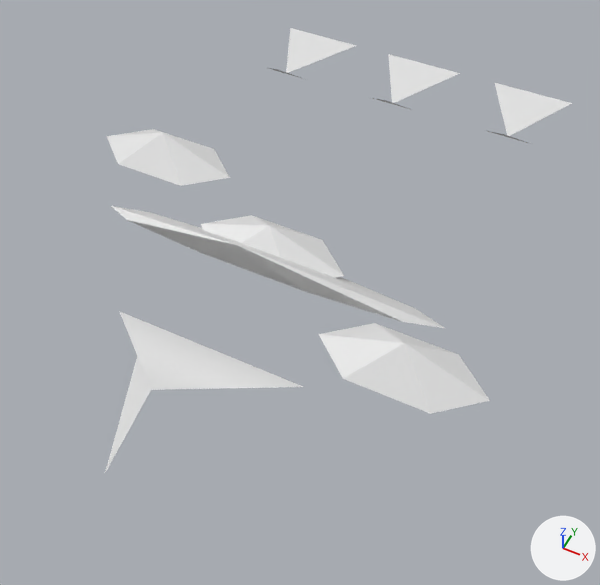
What one commit did to the OBJ model GameData/Meshes/Designs/aetherian/aetherian_corvette_mk3_38.obj.
Before and after are seen from a 50 mm camera at (1.75, -3.26, 3.84) aimed at (0.22, -0.19, 0.0). The lights are fixed; the arrows at lower right show +X, +Y and +Z. The picture after the commit comes second. Where no turn or scale is listed for an object, it has been applied to the vertices. Vertices at exactly the same position are counted once.

In view in the first picture: 'aetherian_corvette_mk3_38'.
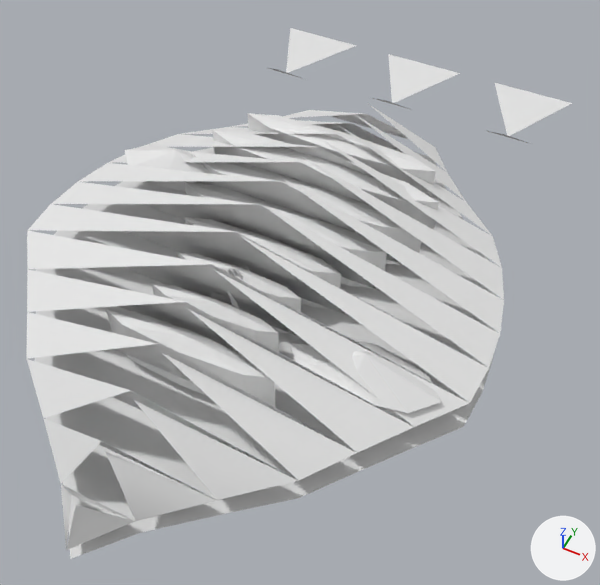
What differs and where, as boxes (x1, y1, x2, y2) in the pictures (600 x 585 px):
'aetherian_corvette_mk3_38', reshaped (17% wider, 20% taller)
    before: (105, 28, 572, 472)
    after: (26, 28, 572, 559)
part 1 of me_aetherian_corvette_mk3_38, rebuilt
    before: (107, 129, 230, 186)
    after: (124, 144, 210, 191)
part 2 of me_aetherian_corvette_mk3_38, rebuilt (not visible afterwards)
    before: (201, 215, 344, 278)
part 3 of me_aetherian_corvette_mk3_38, rebuilt
    before: (319, 323, 490, 414)
    after: (290, 339, 441, 413)
part 4 of me_aetherian_corvette_mk3_38, built on
    before: (105, 206, 444, 472)
    after: (26, 105, 504, 559)

Patch to the scene script:
```diff
--- a/GameData/Meshes/Designs/aetherian/aetherian_corvette_mk3_38.obj.py
+++ b/GameData/Meshes/Designs/aetherian/aetherian_corvette_mk3_38.obj.py
@@ me_aetherian_corvette_mk3_38 @@
 # used by ob_aetherian_corvette_mk3_38; location = (0.0, 0.0, 0.0)
-me_aetherian_corvette_mk3_38.from_pydata(...)  # 60 vertices, 46 faces; spans x -1.53..1.53, y -1.86..2.51, z 0.0..0.61
+me_aetherian_corvette_mk3_38.from_pydata(...)  # 344 vertices, 345 faces; spans x -1.46..1.46, y -2.22..2.51, z 0.0..0.71
+# me_aetherian_corvette_mk3_38 part 1: the loose piece of 8 vertices spanning x -1.53..-0.55, y 0.1..0.52, z 0.25..0.45 is rebuilt with 10 vertices and now spans x -1.31..-0.44, y 0.02..0.41, z 0.27..0.43
+# me_aetherian_corvette_mk3_38 part 2: the loose piece of 8 vertices spanning x -0.49..0.49, y -0.37..0.06, z 0.25..0.45 is rebuilt with 10 vertices and now spans x -0.44..0.44, y -0.47..-0.07, z 0.27..0.43
+# me_aetherian_corvette_mk3_38 part 3: the loose piece of 8 vertices spanning x 0.55..1.53, y -0.83..-0.41, z 0.25..0.45 is rebuilt with 10 vertices and now spans x 0.44..1.31, y -0.96..-0.56, z 0.27..0.43
+# me_aetherian_corvette_mk3_38 part 4: 18 vertices removed from x -1.15..1.15, y -1.86..0.0, z 0.04..0.61; 296 vertices added at x -1.46..1.46, y -2.22..1.41, z 0.0..0.71
```
